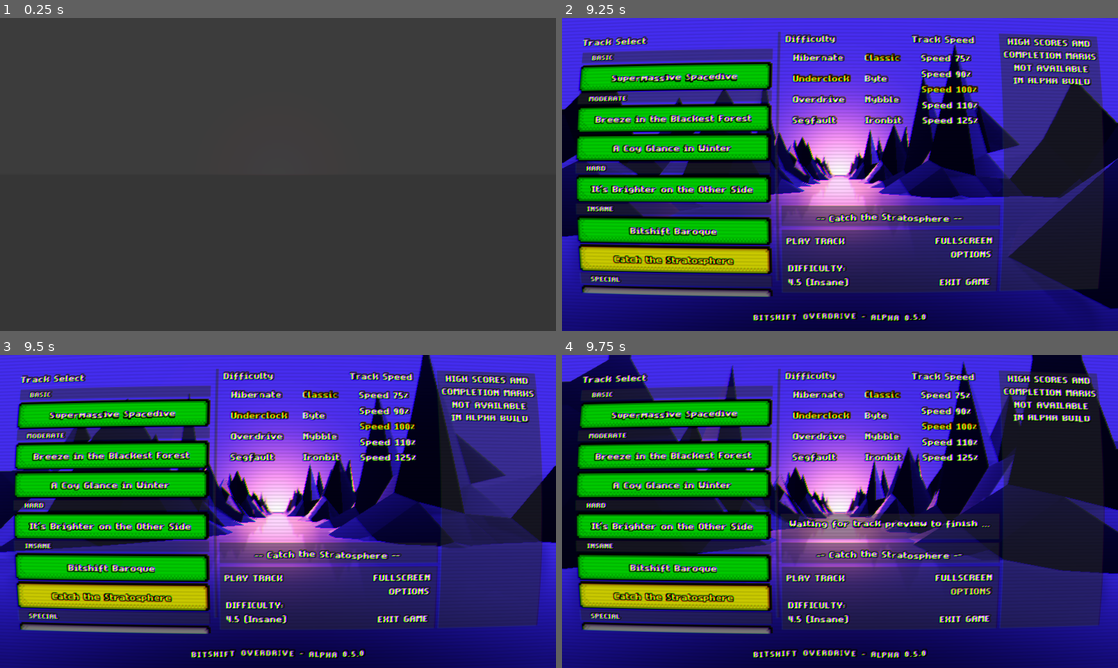
Above: before the commit, frames 1-4 (two rows, left to right).
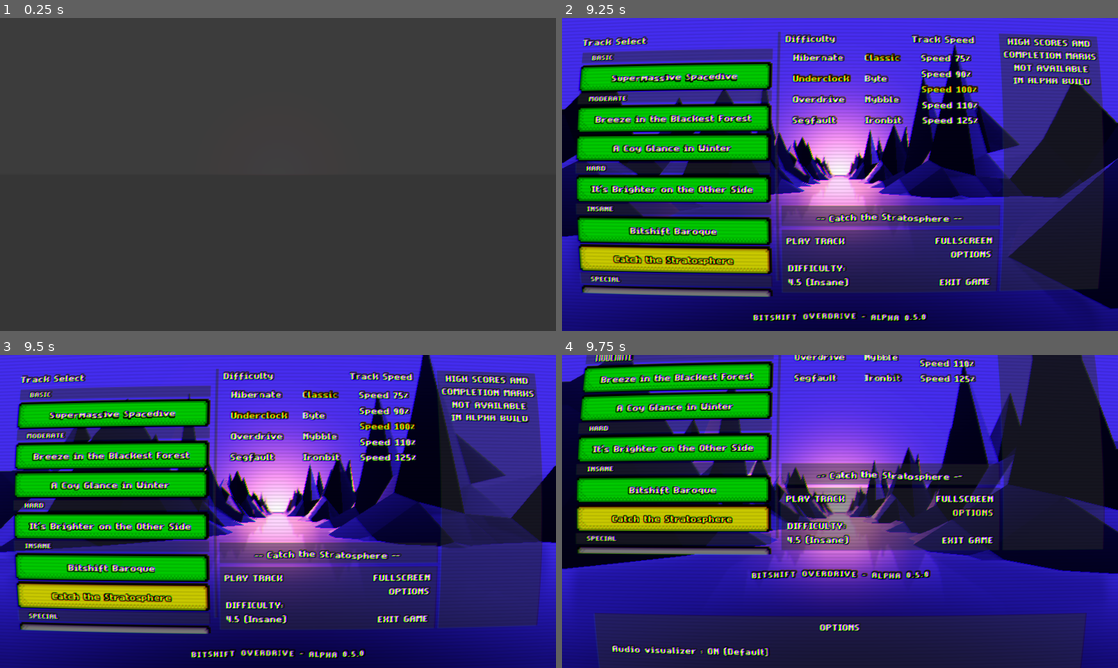
Above: after the commit, the same moments.

Repository: Coronyt/bitshift-overdrive
Game: Godot game, scene res://scenes/TitleScreen.tscn
Two runs of this game, one before a commit and one after it. Both use one fixed random seed, a clock stepped at 60 frames per second and the inputs below. Sound files missing from this copy of the repository are replaced by a short silence.
Inputs (mouse positions are in pixels of both pictures, inside the frame that each line leads up to):
- Up to frame 1 (0.25 s): no input
- Up to frame 2 (9.25 s): move the mouse to (962, 158) at 0.52 s; click (962, 158) at 0.67 s; tap Enter at 1.25 s; drag from (728, 190) to (812, 237) at 1.27 s; move the mouse to (895, 105) at 2.02 s; click (895, 105) at 2.17 s; drag from (812, 237) to (673, 127) at 2.77 s; move the mouse to (1006, 221) at 3.52 s; click (1006, 221) at 3.67 s; click "START" at 4.25 s; click "Supermassive Spacedive" at 5 s; click "Breeze in the Blackest Forest" at 5.75 s; click "A Coy Glance in Winter" at 6.5 s; click "It's Brighter on the Other Si…" at 7.25 s; click "Bitshift Baroque" at 8 s; click "Catch the Stratosphere" at 8.75 s
- Up to frame 3 (9.5 s): no input
- Up to frame 4 (9.75 s): click "OPTIONS" at 9.5 s

Frames 1-3 are identical in both runs. In frame 4, 53% of the frame differs, in the area x 2-98%, y 0-100%.

Commit message:
Fixed bug with preview volume, removed associated cards

Diff:
--- a/scenes/LevelSelect.tscn
+++ b/scenes/LevelSelect.tscn
@@ -1531,10 +1531,6 @@
 custom_styles/normal = SubResource( 17 )
 text = "OPTIONS"
 script = ExtResource( 19 )
-
-[node name="OptionsTimer" type="Timer" parent="Options"]
-wait_time = 10.0
-one_shot = true
 
 [node name="OptionsAnim" type="AnimationPlayer" parent="Options"]
 reset_on_save = false
@@ -1839,7 +1835,6 @@
 [connection signal="pressed" from="Fullscreen" to="Fullscreen" method="_on_Fullscreen_pressed"]
 [connection signal="mouse_entered" from="Options" to="Options" method="_on_Options_mouse_entered"]
 [connection signal="pressed" from="Options" to="Options" method="_on_Options_pressed"]
-[connection signal="timeout" from="Options/OptionsTimer" to="Options" method="_on_OptionsTimer_timeout"]
 [connection signal="animation_finished" from="Options/OptionsAnim" to="Options" method="_on_OptionsAnim_animation_finished"]
 [connection signal="mouse_entered" from="Options/PrefButton1" to="Options/PrefButton1" method="_on_PrefButton1_mouse_entered"]
 [connection signal="pressed" from="Options/PrefButton1" to="Options/PrefButton1" method="_on_PrefButton1_pressed"]
--- a/scripts/interface/Options.gd
+++ b/scripts/interface/Options.gd
@@ -1,18 +1,13 @@
 extends Button
-
-const card = preload("res://scenes/objects/TooltipCard.tscn")
-var this_card
 
 func _on_Options_pressed():
 	SoundManager.play_sound("click1")
 	if !self.get_parent().preview_playing:
 		$OptionsAnim.play("to_options")
-	elif !this_card:
-		$OptionsTimer.start()
-		this_card = card.instance()
-		this_card.header = "Waiting for track preview to finish ..."
-		this_card.body = ""
-		self.get_parent().get_parent().add_child(this_card)
+	else:
+		self.get_parent().get_node("TrackList/TrackList/Track_A1").fade_out_track()
+		self.get_parent().get_node("TrackList/TrackList/Track_A1").fade_in_bgm()
+		$OptionsAnim.play("to_options")
 
 func _on_BackButton_pressed():
 	UserPreferences.save_prefs()
@@ -27,8 +22,3 @@
 
 func _on_BackButton_mouse_entered():
 	SoundManager.play_sound("hover")
-
-func _on_OptionsTimer_timeout():
-	this_card.queue_free()
-	this_card = null
-	$OptionsAnim.play("to_options")
--- a/scripts/interface/buttons/ChartButton.gd
+++ b/scripts/interface/buttons/ChartButton.gd
@@ -1,7 +1,4 @@
 extends Button
-
-onready var options_timer = self.get_parent().get_parent().get_parent().get_node(
-	"Options/OptionsTimer")
 
 export(String) var diff_desc
 export(String) var chart_key
@@ -19,9 +16,6 @@
 	SoundManager.preview_playing = false
 
 func _on_ChartButton_pressed():
-	if SoundManager.preview_playing:
-		if !options_timer.is_stopped():
-			options_timer.start()
 	self.get_parent().get_parent().get_parent().preview_playing = true
 	SoundManager.play_sound("click1")
 	if SoundManager.preview_playing:
Not shown, changed: bitshift.log
